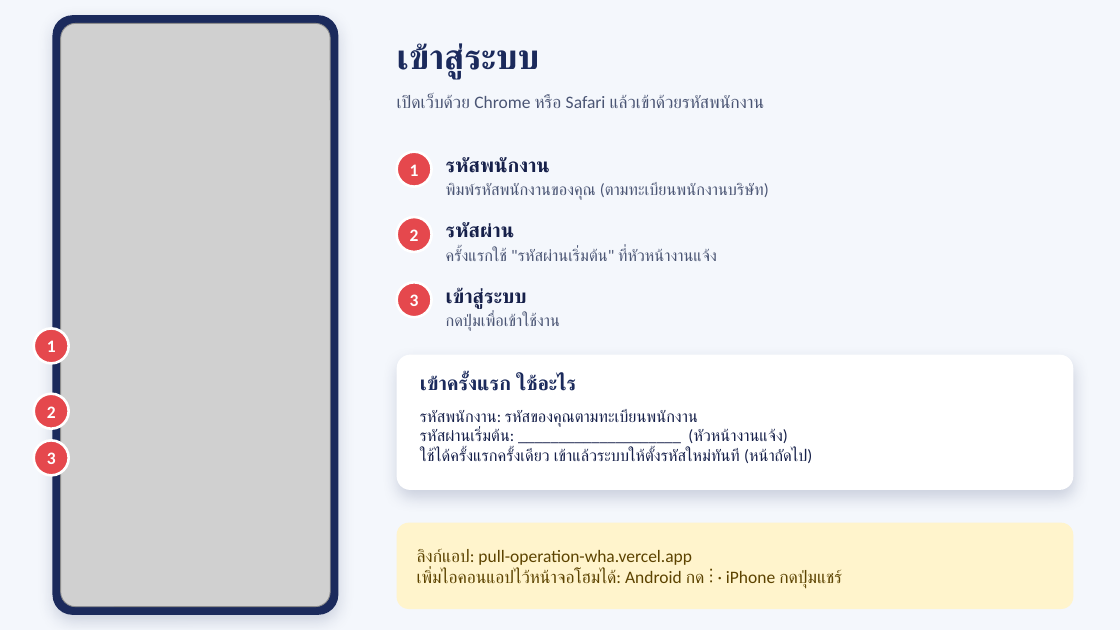
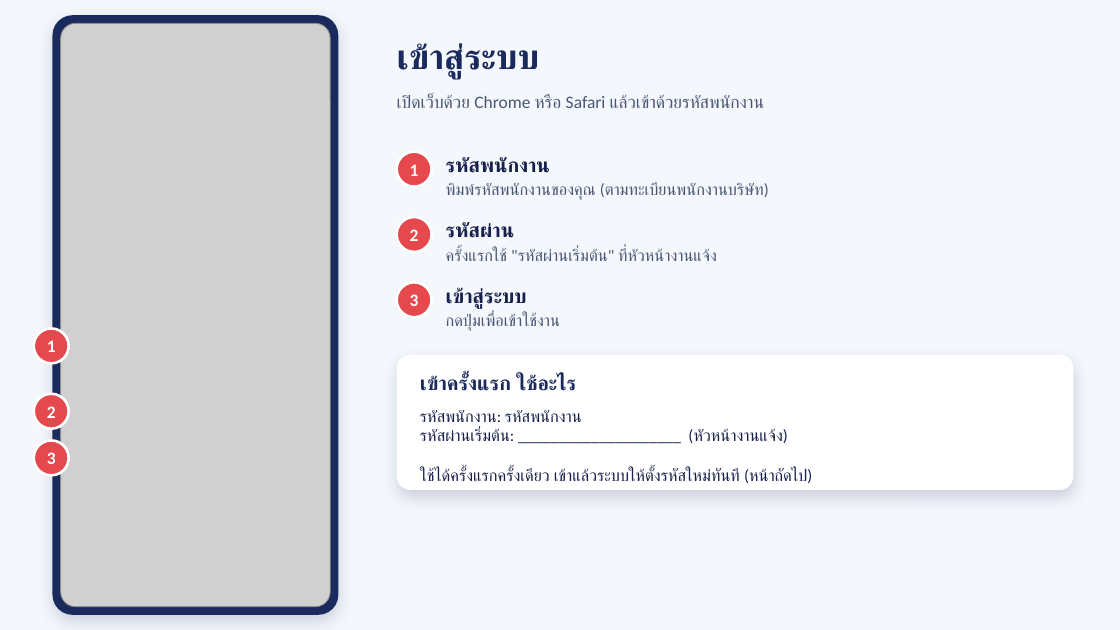
Before and after one commit to pcgwarehouse5-pixel/pull-operation-wha, a slide deck: slide 5 of docs/คู่มือการใช้งานแอป-พนักงาน.pptx (slide 2 before the commit). Drawn at 1120x630 pixels with LibreOffice and Linux fonts; fonts in the diff are those of the drawing; grey boxes stand for pictures. Boxes give left, top, right and bottom in pixels: in the first picture for what was removed or moved away, otherwise in the second. Text is boxed around its words. In the diff, an @@ line names an element or a change of style, - is before the commit and + after.

```diff
--- a/docs/คู่มือการใช้งานแอป-พนักงาน.pptx
+++ b/docs/คู่มือการใช้งานแอป-พนักงาน.pptx
@@ text at (420, 410, 582, 428): text changed @@
-รหัสพนักงาน: รหัสของคุณตามทะเบียนพนักงาน
+รหัสพนักงาน: รหัสพนักงาน
@@ rounded rectangle removed at (397, 523, 1074, 609) @@
-ลิงก์แอป: pull-operation-wha.vercel.app
-เพิ่มไอคอนแอปไว้หน้าจอโฮมได้: Android กด ⋮ · iPhone กดปุ่มแชร์
```
Also in this commit, not shown: 1 other slide changed, 3 slides added, 1 other file.
